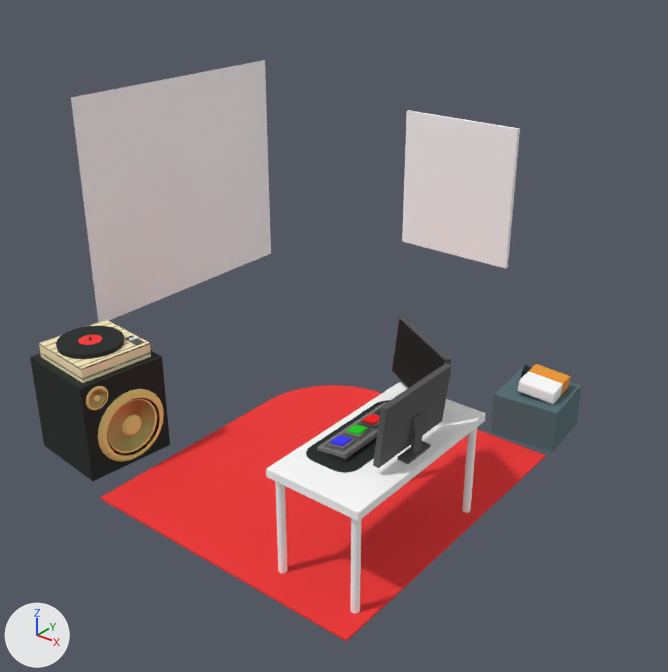
The COLLADA model models/maxtower_01.dae, before and after one commit.
Before and after are seen from a 50 mm lens placed at (2.12, -2.77, 9.69), pointed at (-1.24, 1.43, 7.09). The lights are fixed; the arrows at lower left show +X, +Y and +Z. Where no turn or scale is listed for an object, it has been applied to the vertices.

Objects in the first picture: 'group_11', 'group_23', 'group_24', 'group_26', 'group_27', 'group_3', 'group_30', 'group_31', 'group_33', 'group_35', 'group_38', 'image_0'.
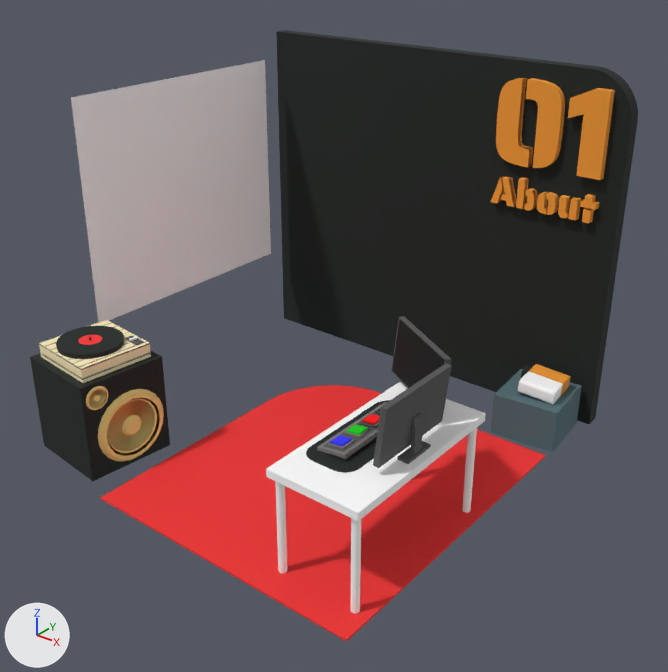
Boxes (x1, y1, x2, y2) around the edits, measured in the pictures (668 x 672 px):
'group_41', added (black): after (276, 30, 638, 424)
'_01_1', added (orange): after (496, 78, 615, 180)
'About', added (orange): after (491, 176, 599, 223)
'image_0', unchanged, covered by the edit: before (402, 111, 518, 269)

Diff of the bpy script that builds the scene:
```diff
--- a/models/maxtower_01.dae.py
+++ b/models/maxtower_01.dae.py
@@ me_group_41 @@
+me_group_41.from_pydata(...)  # 32 vertices, 60 faces; spans x 0.0..2.9, y 0.0..0.1, z 0.0..2.44
+me_group_41.materials.append(mat_noon1)  # black #17201c
@@ me_about @@
+me_about.from_pydata(...)  # 228 vertices, 416 faces; spans x 0.001..0.761, y -0.051..0.0, z 0.0..0.202
+me_about.materials.append(mat_noon_3)  # orange #f29b30
@@ me_01_1 @@
+me_01_1.from_pydata(...)  # 108 vertices, 204 faces; spans x 0.038..0.804, y -0.051..0.0, z 0.0..0.567
+me_01_1.materials.append(mat_noon_3)  # orange #f29b30
@@ ob_group_41 @@
+ob_group_41 = bpy.data.objects.new('group_41', me_group_41)
+ob_group_41.location = (-2.896, 2.794, 6.248)
@@ ob_about @@
+ob_about = bpy.data.objects.new('About', me_about)
+ob_about.location = (-0.898, 2.794, 7.726)
@@ ob_01_1 @@
+ob_01_1 = bpy.data.objects.new('_01_1', me_01_1)
+ob_01_1.location = (-0.934, 2.794, 8.017)
```
